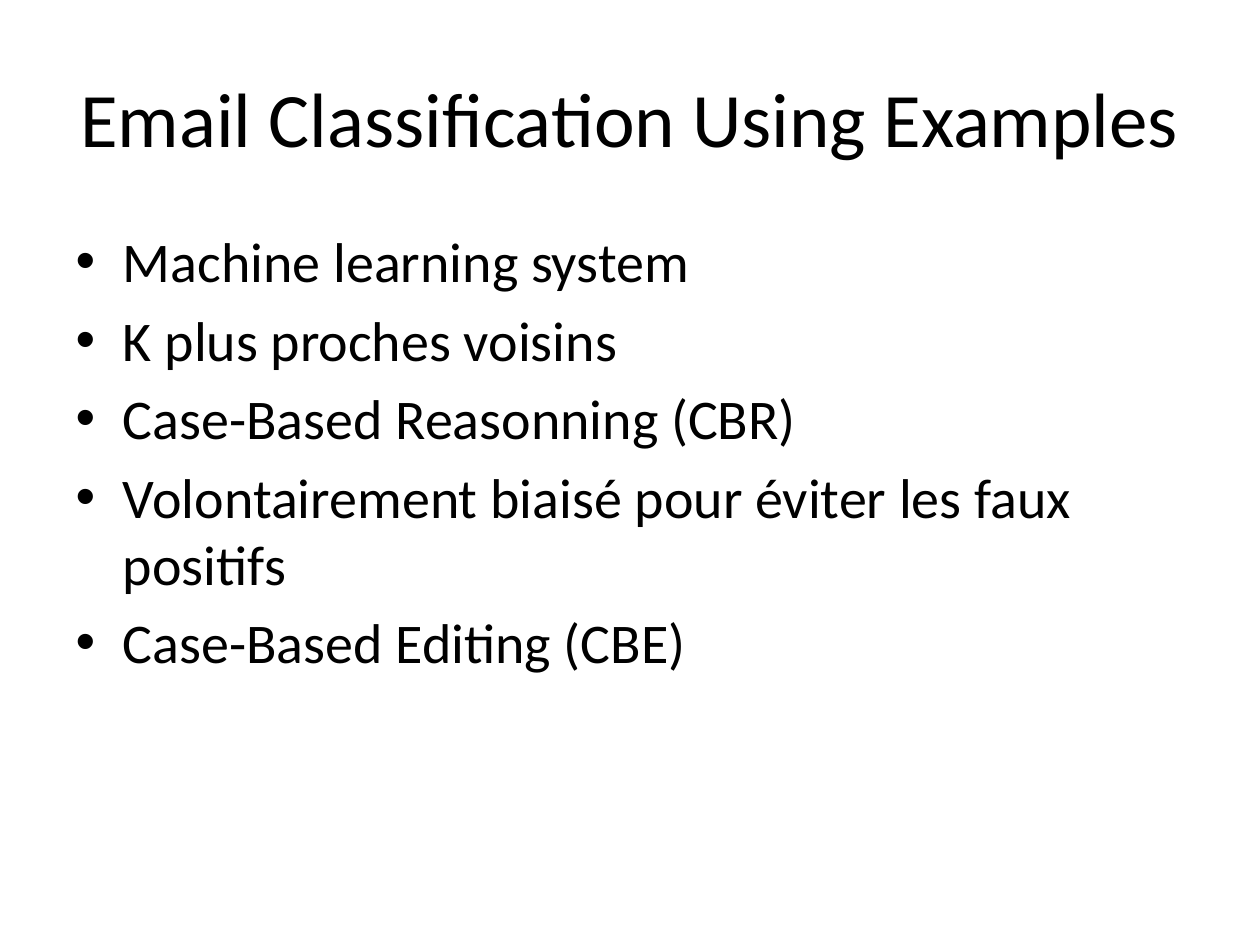
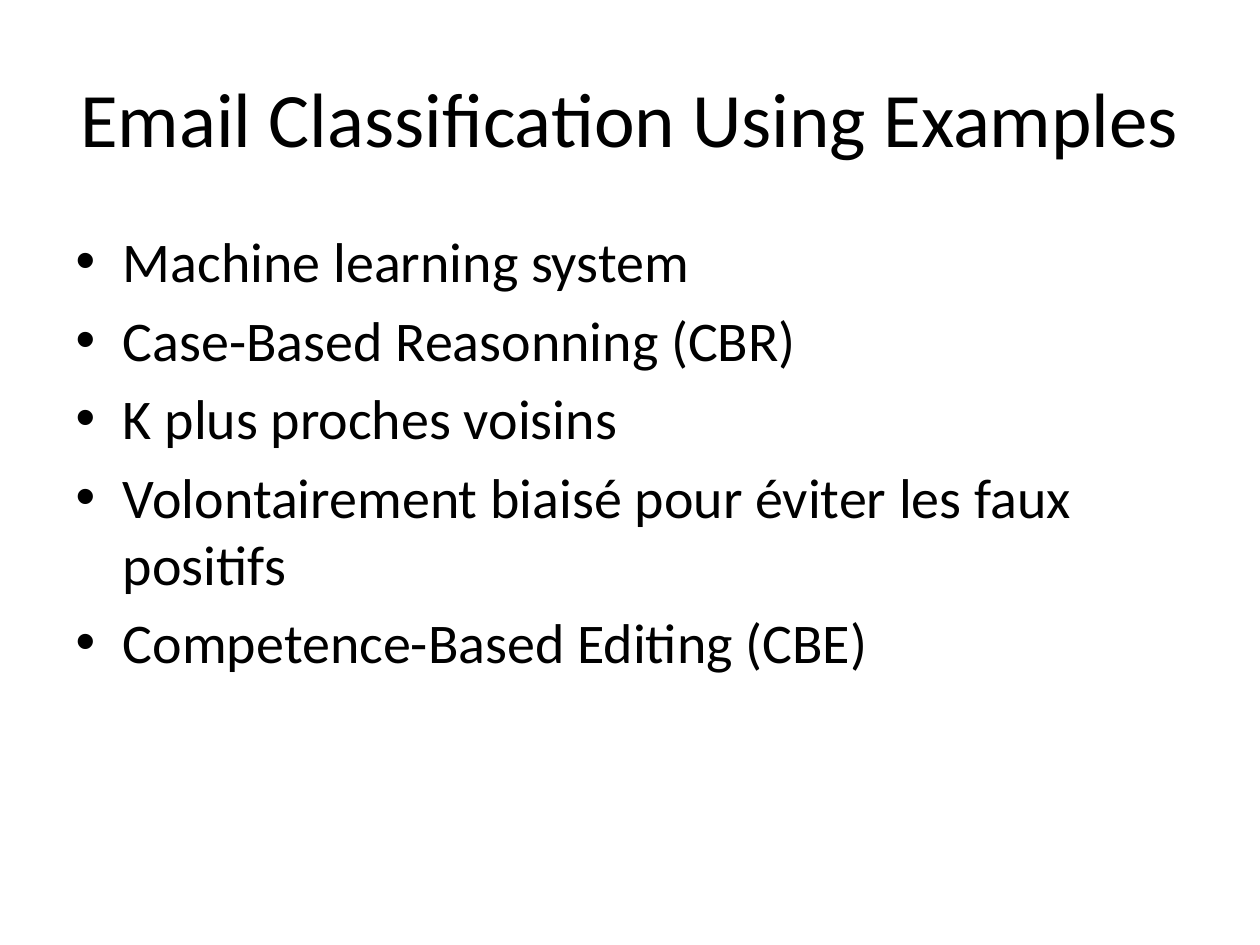
Before and after one commit to MaxChaza/M2BBS, a slide deck: slide 3 of BigData/expo/ArnaudVolle_SaidMehdi_MaximeChazalviel_ApprentissageAutomatique.pptx. Drawn at 1260x945 pixels with LibreOffice and Linux fonts; fonts in the diff are those of the drawing. Boxes give left, top, right and bottom in pixels: in the first picture for what was removed or moved away, otherwise in the second. Text is boxed around its words. In the diff, an @@ line names an element or a change of style, - is before the commit and + after.

```diff
--- a/BigData/expo/ArnaudVolle_SaidMehdi_MaximeChazalviel_ApprentissageAutomatique.pptx
+++ b/BigData/expo/ArnaudVolle_SaidMehdi_MaximeChazalviel_ApprentissageAutomatique.pptx
@@ text at box(123, 320, 796, 371): paragraph added @@
+• Case-Based Reasonning (CBR)
@@ text at box(123, 398, 796, 449): paragraph removed @@
-• Case-Based Reasonning (CBR)
@@ text at box(123, 622, 868, 673): text changed @@
-• Case-Based Editing (CBE)
+• Competence-Based Editing (CBE)
```
Also in this commit, not shown: 6 other files.
